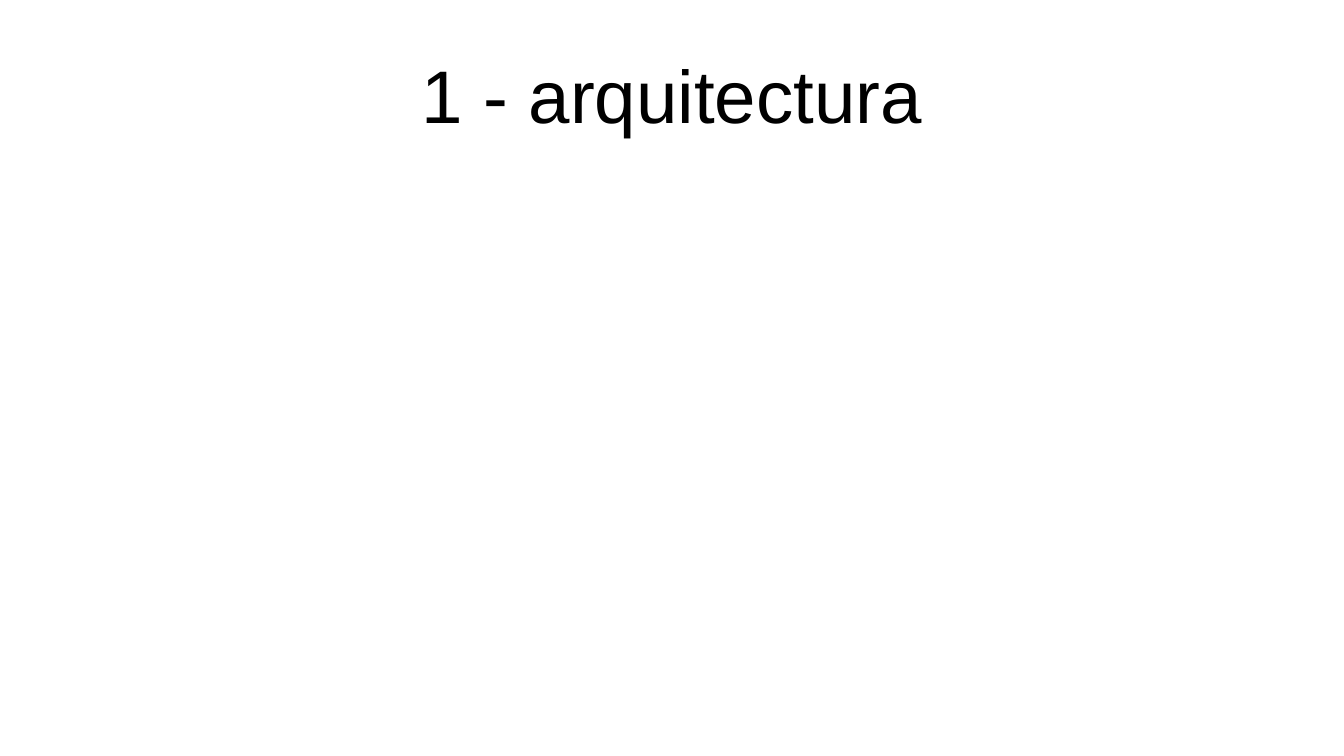
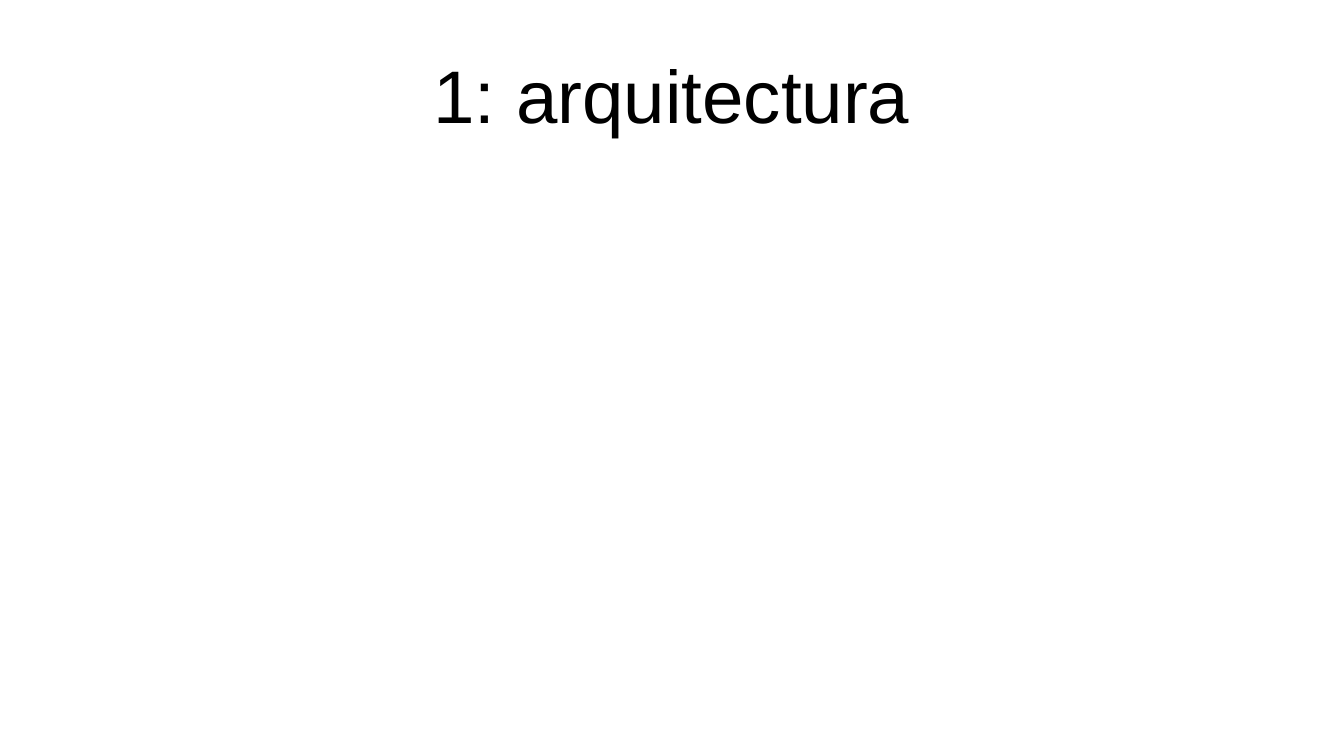
Before and after one commit to franciscod/core, a slide deck: slide 3 of core.odp. Drawn at 1344x756 pixels with LibreOffice and Linux fonts; fonts in the diff are those of the drawing. Boxes give left, top, right and bottom in pixels: in the first picture for what was removed or moved away, otherwise in the second. Text is boxed around its words. In the diff, an @@ line names an element or a change of style, - is before the commit and + after.

```diff
--- a/core.odp
+++ b/core.odp
@@ title at (434, 69, 909, 137): text changed @@
-1 - arquitectura
+1: arquitectura
```
Also in this commit, not shown: 7 other slides changed, 5 slides removed, 1 other file.
